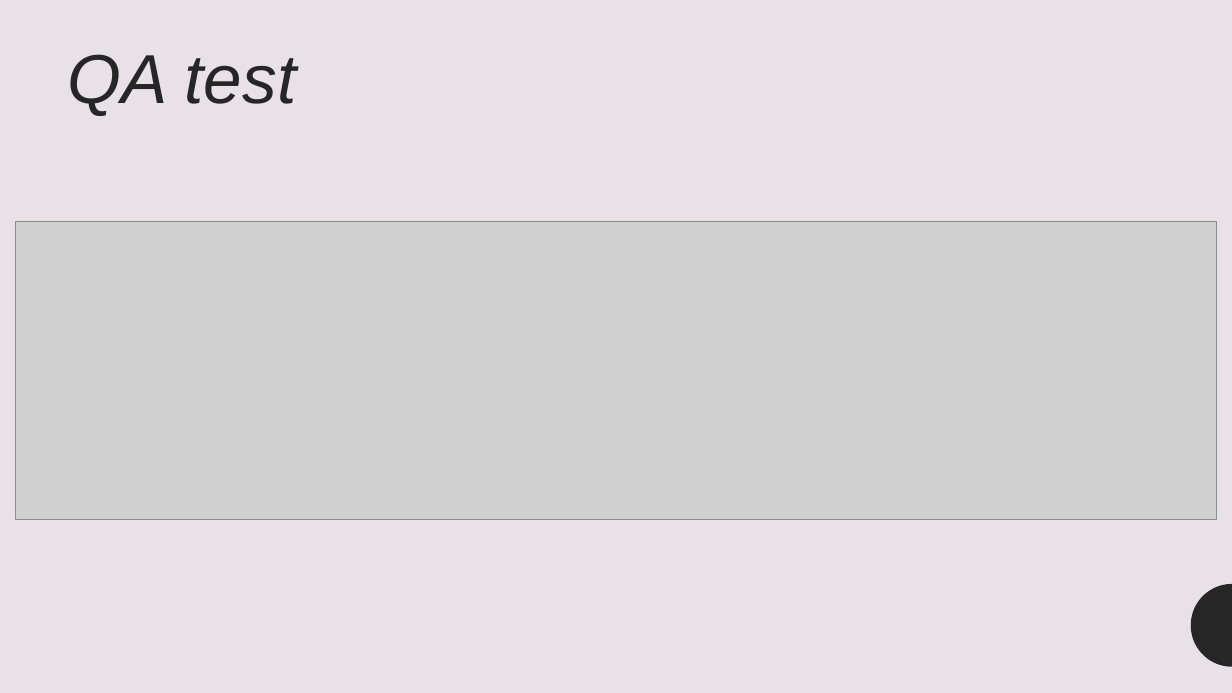
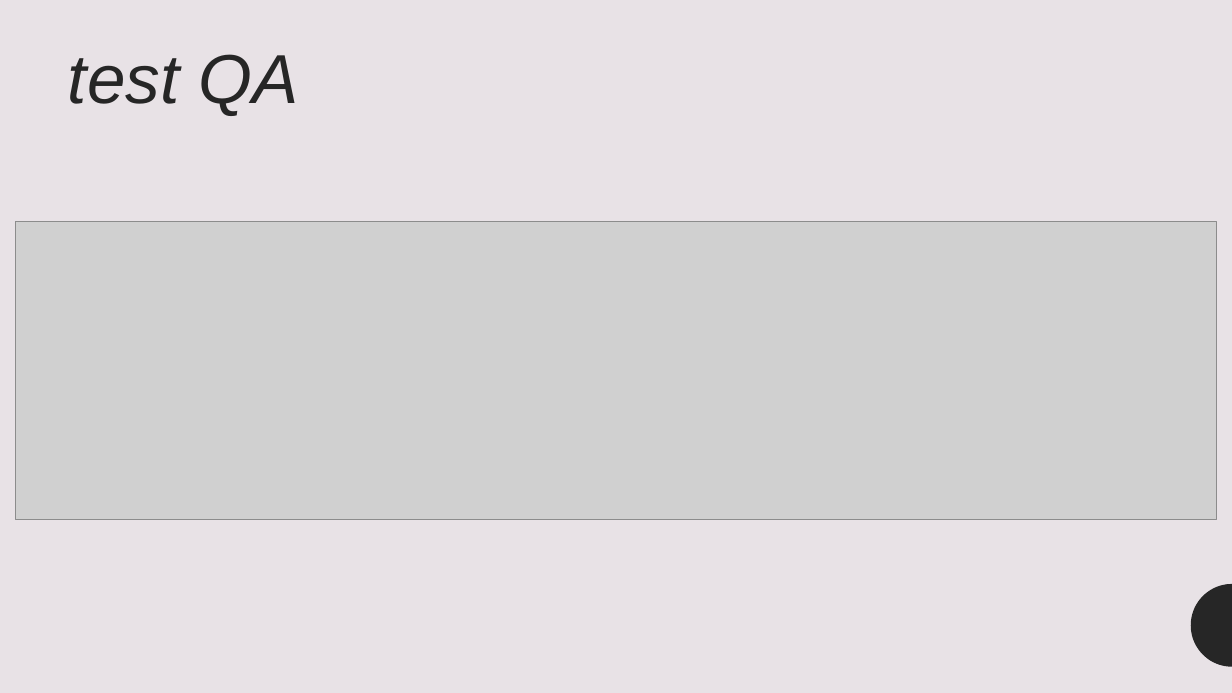
Before and after one commit to Bastian-Bouffanais/capstone_inmobiliapp, a slide deck: slide 13 of Fase 3/Evidencias Grupales/Presentación final del Proyecto.pptx. Drawn at 1232x693 pixels with LibreOffice and Linux fonts; fonts in the diff are those of the drawing; grey boxes stand for pictures. Boxes give left, top, right and bottom in pixels: in the first picture for what was removed or moved away, otherwise in the second. Text is boxed around its words. In the diff, an @@ line names an element or a change of style, - is before the commit and + after.

```diff
--- a/Fase 3/Evidencias Grupales/Presentación final del Proyecto.pptx
+++ b/Fase 3/Evidencias Grupales/Presentación final del Proyecto.pptx
@@ title at (x1=68, y1=54, x2=299, y2=116): text changed @@
-QA test
+test QA
```
Also in this commit, not shown: 1 slide added, 1 slide removed.
